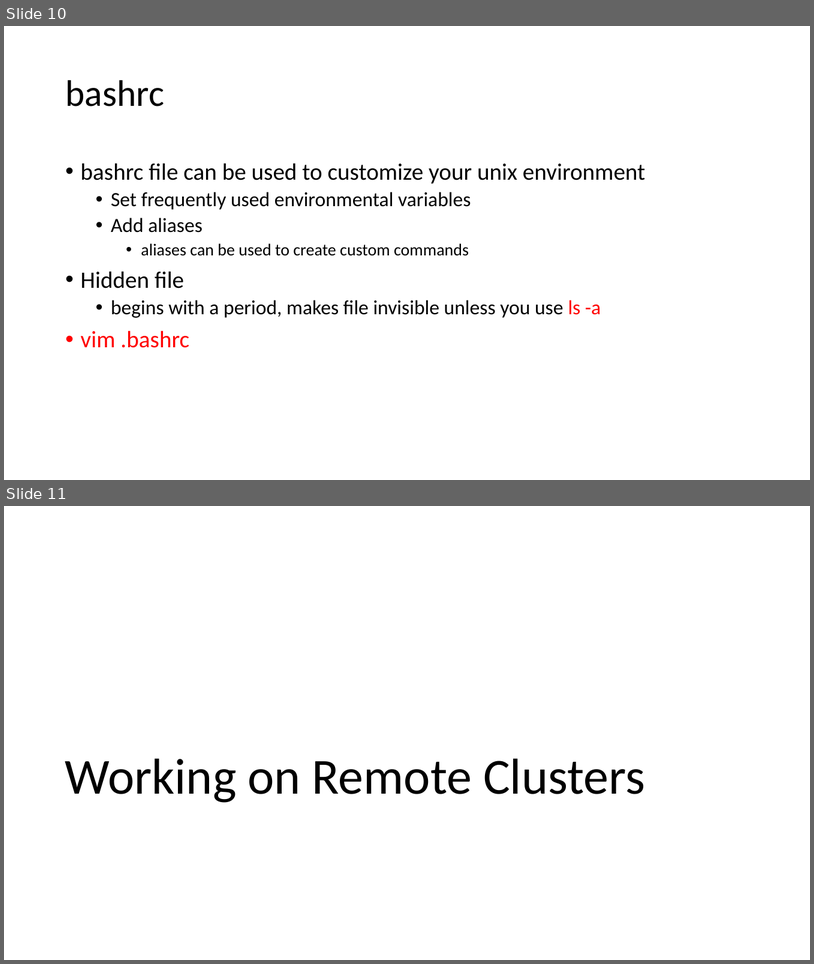
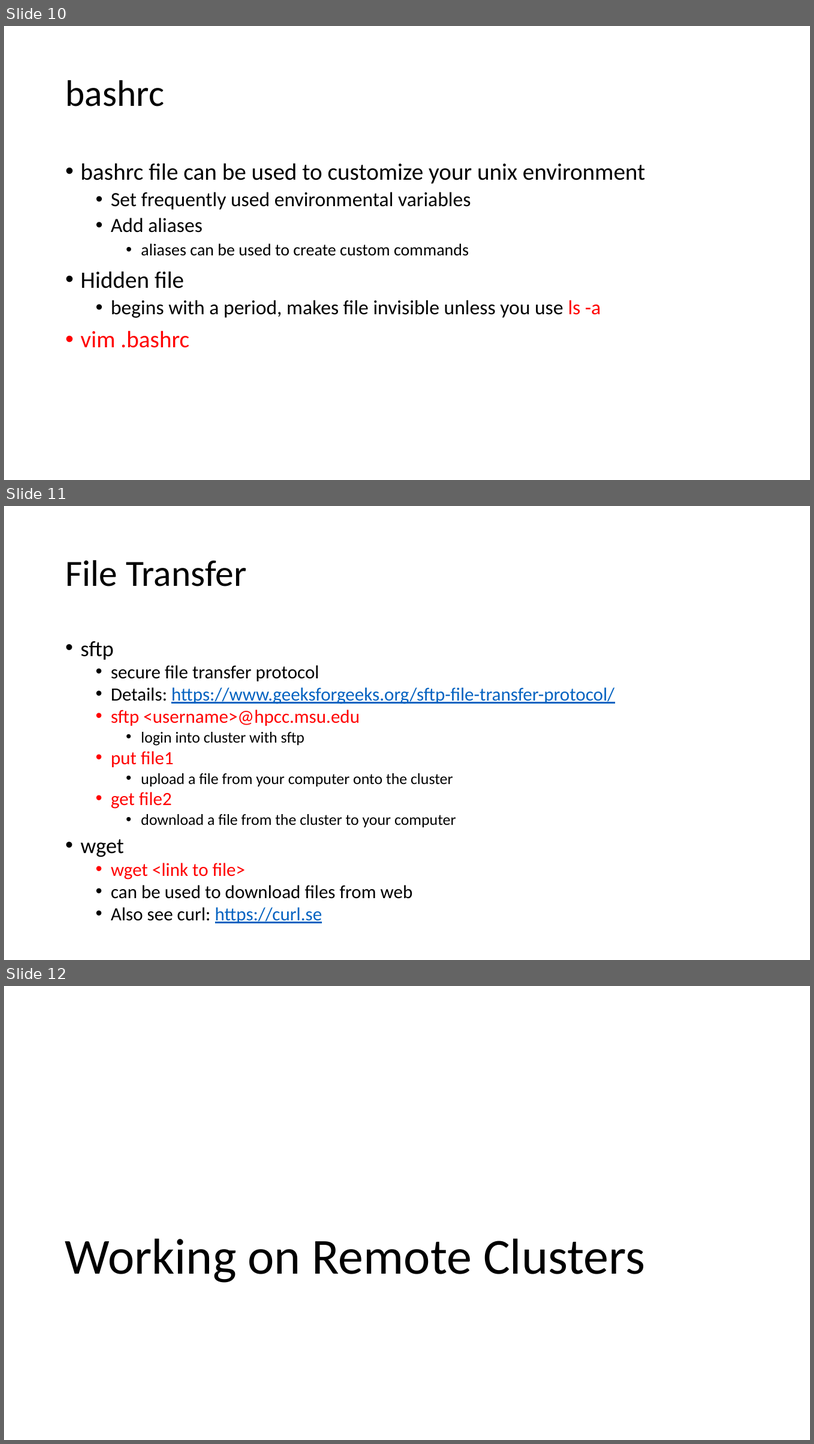
Before and after one commit to niederhuth/PLB812, a slide deck: lab_lectures/lab1/Lab1_UNIX_Clusters_&_Reproducibility.pptx. Shown one above the other, each under a label of ours: slides 10 and 11 before the commit, slides 10, 11 and 12 after it. The pictures are 814x964 and 814x1444 pixels, drawn with LibreOffice and Linux fonts; fonts in the diff are those of the drawing. Boxes give left, top, right and bottom in pixels: in the first picture for what was removed or moved away, otherwise in the second. Text is boxed around its words. In the diff, an @@ line names an element or a change of style, - is before the commit and + after.

```diff
--- a/lab_lectures/lab1/Lab1_UNIX_Clusters_&_Reproducibility.pptx
+++ b/lab_lectures/lab1/Lab1_UNIX_Clusters_&_Reproducibility.pptx
@@ slide 11 added at box(4, 506, 810, 960), background #FFFFFF @@
@@ title added at box(65, 560, 246, 586), 44 pt, text #000000 @@
+File Transfer
@@ text added at box(81, 641, 615, 923), 22.2 pt, text #000000 @@
+• sftp
+  • secure file transfer protocol
+  • Details: https://www.geeksforgeeks.org/sftp-file-transfer-protocol/
+  • sftp <username>@hpcc.msu.edu
+    • login into cluster with sftp
+  • put file1
+    • upload a file from your computer onto the cluster
+  • get file2
+    • download a file from the cluster to your computer
+• wget
+  • wget <link to file>
+  • can be used to download files from web
+  • Also see curl: https://curl.se
@@ what was slide 11 is now slide 12 @@
```
Also in this commit, not shown: 6 other files.
